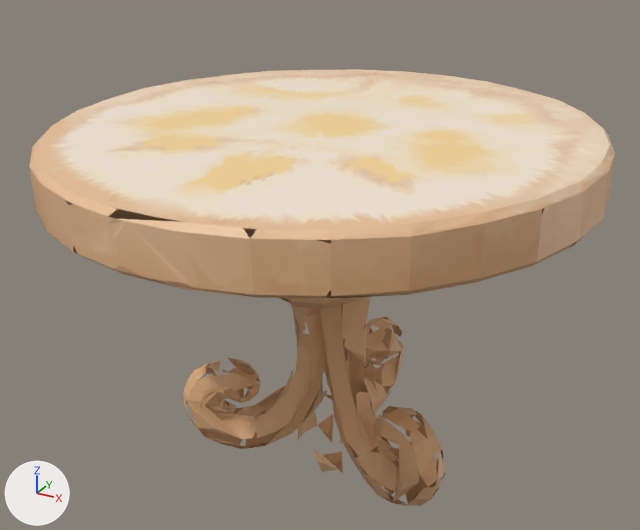
The glTF model tools/art/models/tripo/gf/g_f_table.glb, before and after one commit.
Rendered twice from a 50 mm lens placed at (0.119, -0.2149, 0.1897), pointed at (-0.0019, 0.0049, 0.0798). Lighting does not change. The marker at lower left points along +X, +Y and +Z. The older version comes first. Vertices at exactly the same position are counted once.

The scene before the commit, as lines of its bpy script (objects in view):
```python
me_geometry_0 = bpy.data.meshes.new('geometry_0')
me_geometry_0.from_pydata(...)  # 27639 vertices, 53544 faces; spans x -0.081..0.081, y -0.077..0.081, z 0.0..0.126
me_geometry_0.materials.append(mat_defaultmaterial)
ob_geometry_0 = bpy.data.objects.new('geometry_0', me_geometry_0)
ob_geometry_0.location = (0.0, 0.0, 0.0)
```
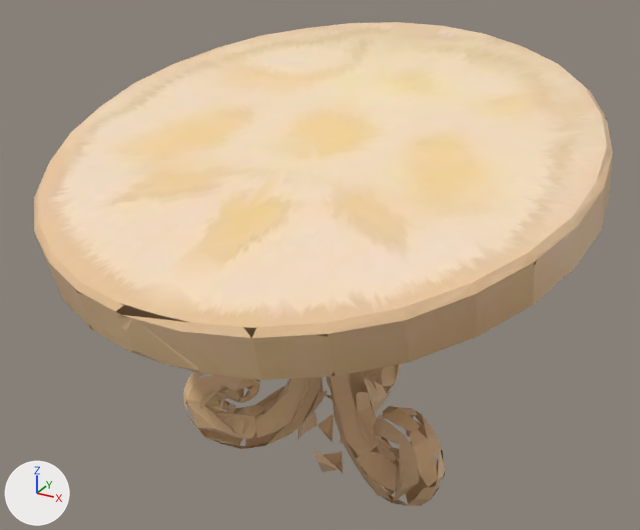
The edits, one by one:
me_geometry_0 is used by ob_geometry_0; location (0.0, 0.0, 0.0).
me_geometry_0 had 27639 vertices, 53544 faces and spanned x -0.081..0.081, y -0.077..0.081, z 0.0..0.126.
me_geometry_0 now has 27639 vertices, 53544 faces and spans x -0.081..0.081, y -0.078..0.078, z 0.0..0.144.
me_geometry_0 part 1: the loose piece of 22943 vertices spanning x -0.081..0.081, y -0.077..0.081, z 0.106..0.126 is turned 15.4 degrees about the x axis through its middle, then moved by (0.0, -0.002, -0.002).
me_geometry_0 part 2: 53543 faces centred in x -0.081..0.08, y -0.077..0.081, z 0.001..0.126 are repainted in the vertex colours; the middle colour goes from beige #e4b588 to beige #e4be93.
Other edits to the shape of me_geometry_0 do not show in these pictures.

What differs and where, as boxes [x1, y1, x2, y2] in the pictures (640 x 530 px; the box of a moved part takes in the faces that stretch with it):
'geometry_0', reshaped, recoloured (11% taller)
    before: [29, 69, 615, 506]
    after: [34, 22, 613, 506]
part 1 of me_geometry_0, moved or reshaped
    before: [29, 69, 615, 299]
    after: [34, 22, 613, 380]
part 2 of me_geometry_0, recoloured
    before: [29, 69, 615, 448]
    after: [34, 22, 613, 448]
